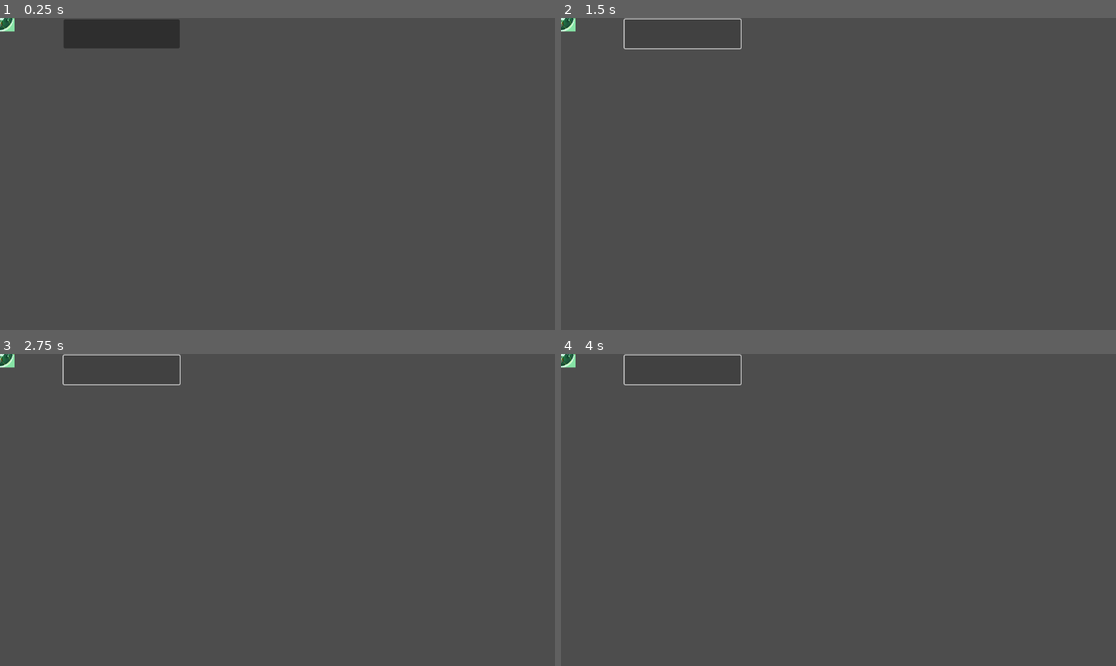
Above: before the commit, frames 1-4 (two rows, left to right).
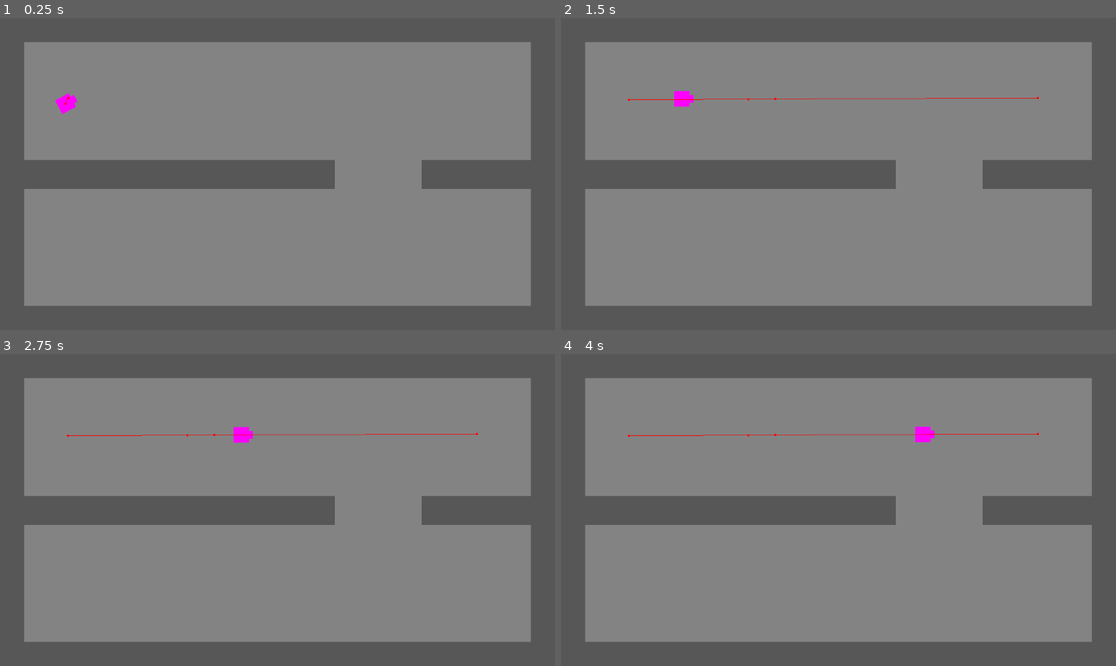
Above: after the commit, the same moments.

Repository: AmirH32/Bot-Or-Not
Game: Godot game, scene res://scenes/world.tscn
Same seed, same stepped clock (60 frames per second), same inputs: the game is played once before the commit and once after it. Before the commit the project starts from res://scenes/movement.tscn.
Inputs (mouse positions are in pixels of both pictures, inside the frame that each line leads up to):
- Up to frame 1 (0.25 s): no input
- Up to frame 2 (1.5 s): click (683, 33) at 0.52 s; hold Right (ui_right) from 1.28 s (still down)
- Up to frame 3 (2.75 s): release Right (ui_right) at 2.03 s; hold Down (ui_down) from 2.03 s (still down)
- Up to frame 4 (4 s): release Down (ui_down) at 2.78 s; hold Right (ui_right) 2.78-3.53 s; hold Up (ui_up) from 3.53 s (still down)

The runs differ from the first frame. In frame 1, 72% of the frame differs, in the area x 0-96%, y 0-93%; in frame 2, 70%; in frame 3, 70%; in frame 4, 70%.

Commit message:
fixed stuff that broke in merge

Diff:
--- a/project.godot
+++ b/project.godot
@@ -11,7 +11,7 @@
 [application]
 
 config/name="Bot Or Not"
-run/main_scene="res://scenes/movement.tscn"
+run/main_scene="res://scenes/world.tscn"
 config/features=PackedStringArray("4.3", "Forward Plus")
 config/icon="res://icon.svg"
 
--- a/scenes/ai_navigation.tscn
+++ b/scenes/ai_navigation.tscn
@@ -11,7 +11,7 @@
 [sub_resource type="CircleShape2D" id="CircleShape2D_xwt0g"]
 radius = 32.0
 
-[node name="AI" type="Node2D" node_paths=PackedStringArray("nav", "human_detector")]
+[node name="AI" type="Node2D" node_paths=PackedStringArray("nav", "human_detector", "human_detector_poly")]
 script = ExtResource("1_vih7l")
 nav = NodePath("AI_navigation")
 rot_speed = 3.0
--- a/scenes/movement.tscn
+++ b/scenes/movement.tscn
@@ -1,6 +1,6 @@
 [gd_scene load_steps=5 format=3 uid="uid://buylp0oplm2sj"]
 
-[ext_resource type="Script" path="res://player.gd" id="1_58tov"]
+[ext_resource type="Script" path="res://Scripts/player.gd" id="1_58tov"]
 [ext_resource type="Texture2D" uid="uid://dprdemrwi0ele" path="res://Screenshot 2024-11-02 145124.png" id="2_14kpq"]
 [ext_resource type="Script" path="res://scripts/http_request.gd" id="3_sdo5s"]
 
